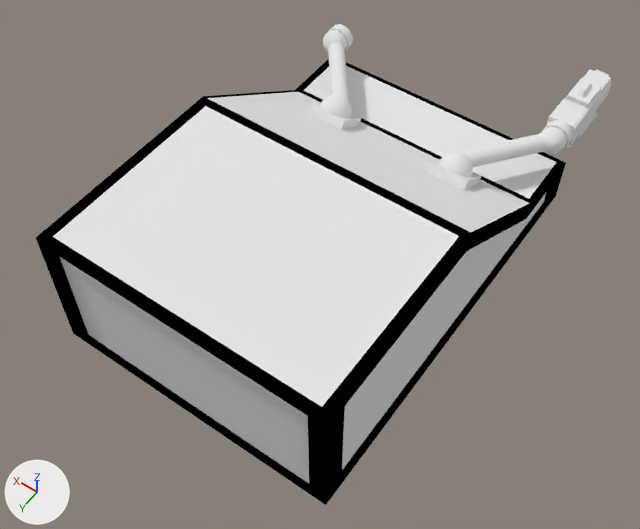
An edit to the Blender file Assets/Models/robot.blend, drawn before and after from the same camera.
Rendered twice from a 50 mm lens placed at (-2.22, 3.22, 5.46), pointed at (-0.04, 0.17, 0.66). The axes (+X, +Y, +Z) are drawn at lower left. The lights are the same throughout.
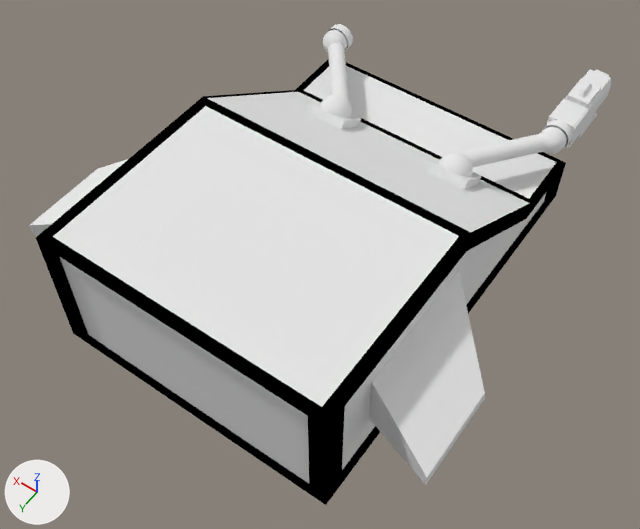
Commit message: Added robot

Boxes [x1, y1, x2, y2] around the edits, measured in the pictures (640 x 529 px):
'Cube', reshaped
    before: [36, 24, 611, 505]
    after: [29, 24, 611, 505]
part 1 of me_cube_001, added
    after: [328, 24, 348, 49]
part 2 of me_cube_001, added
    after: [542, 120, 567, 147]
part 3 of me_cube_001, built on
    before: [52, 95, 522, 501]
    after: [29, 95, 522, 501]

The edits, one by one:
me_cube_001 is used by ob_cube; location (0.0, 0.0, 1.0); scale (1.0, 1.5, 0.5).
me_cube_001 had 2453 vertices, 2409 faces and spanned x -1.03..1.03, y -1.44..1.0, z -1.0..1.0.
me_cube_001 now has 2775 vertices, 2631 faces and spans x -1.51..1.51, y -1.44..1.0, z -1.0..1.0.
me_cube_001 part 1: a new loose piece, a 32-sided cylinder along y spanning x 0.829..1.029, y -0.99..-0.947, z 0.025..0.425, in mat_base (white #e7e7e7).
me_cube_001 part 2: a new loose piece, a 32-sided cylinder along y spanning x -1.025..-0.825, y -0.99..-0.947, z 0.025..0.425, in mat_base (white #e7e7e7).
Part 3, on me_cube_001:
37 faces are deleted.
94 vertices are added at x -1.51..1.51, y -1.0..1.0, z -1.0..0.92.
16 new vertices lie (0.0, 0.22, 0.0) away from vertices in x -1.0..1.0, y -0.61..0.67, z -1.0..0.0.
9 new vertices lie (0.23, 0.0, 0.0) away from vertices in x -0.92..-0.69, y 0.98, z -0.92..0.92.
9 new vertices lie (0.23, 0.0, 0.0) away from vertices in x -0.69..-0.46, y 0.98, z -0.92..0.92.
9 new vertices lie (0.23, 0.0, 0.0) away from vertices in x -0.46..-0.23, y 0.98, z -0.92..0.92.
9 new vertices lie (0.23, 0.0, 0.0) away from vertices in x -0.23..0.0, y 0.98, z -0.92..0.92.
9 new vertices lie (0.23, 0.0, 0.0) away from vertices in x 0.0..0.23, y 0.98, z -0.92..0.92.
9 new vertices lie (0.23, 0.0, 0.0) away from vertices in x 0.23..0.46, y 0.98, z -0.92..0.92.
7 new vertices lie (0.23, 0.0, 0.0) away from vertices in x 0.46, y 0.98, z -0.69..0.69.
7 new vertices lie (0.23, 0.0, 0.0) away from vertices in x 0.69, y 0.98, z -0.69..0.69.
8 new vertices lie (0.0, 0.14, 0.0) away from vertices in x -1.51..1.51, y 0.4..0.69, z -0.1..0.1.
8 new vertices lie (0.0, 0.1, 0.0) away from vertices in x -0.94..-0.06, y 0.06..0.34, z -1.0.
173 new faces join them, mat_base (white #e7e7e7).
18 new faces join them, mat_accent (black #000000).
